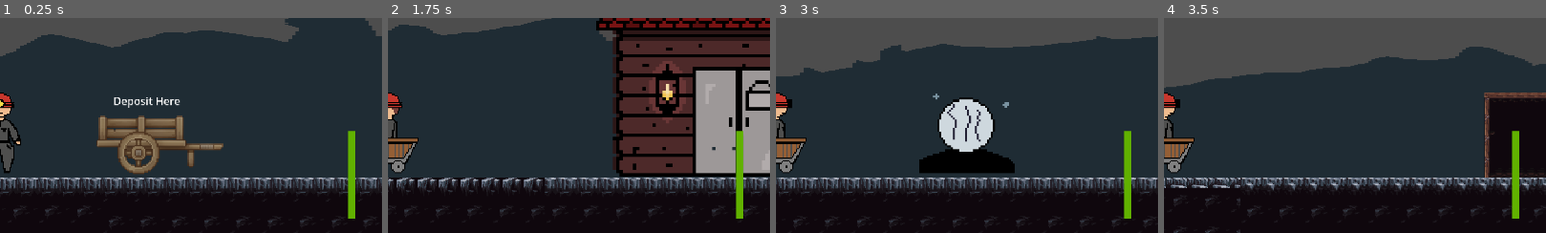
Above: before the commit, frames 1-4 (left to right).
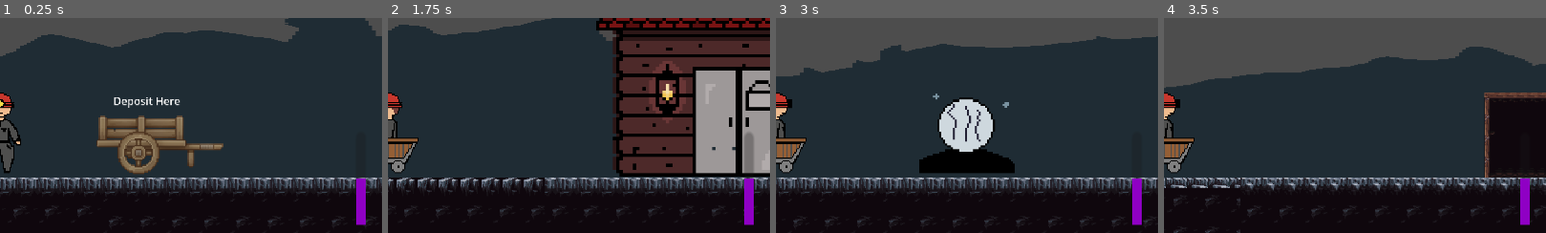
Above: after the commit, the same moments.

Repository: Jrees98/Pirate_Jam_15
Game: Godot game, scene res://Scenes/main.tscn
The game is run twice, just before and just after one commit, with the same random seed, the same clock (stepped at 60 frames per second) and the same inputs. The project has no main scene, so this scene is started directly.
Inputs (mouse positions are % of the whole screen's width and height, from its top left):
- Up to frame 1 (0.25 s): no input
- Up to frame 2 (1.75 s): tap Enter at 0.5 s; move the mouse to (72, 45) at 0.52 s; hold D (move_right) 0.53-1.28 s; hold E (interact) 0.53-1.28 s; move the mouse to (30, 55) at 1.27 s; hold A (move_left) from 1.28 s (still down); tap M (minecart) at 1.35 s
- Up to frame 3 (3 s): move the mouse to (60, 28) at 2.02 s; release A (move_left) at 2.03 s; hold E (interact) 2.03-2.78 s; hold D (move_right) from 2.03 s (still down); move the mouse to (45, 70) at 2.77 s; tap M (minecart) at 2.85 s
- Up to frame 4 (3.5 s): keep holding D (move_right)
The pictures show only the part of the screen within x 50-100%, y 49-99%; the shares and areas given below are measured in that part.

The runs differ from the first frame. In frame 1, 1.4% of the frame differs, in the area x 91-96%, y 52-97%; in frame 2, 1.8%; in frame 3, 1.4%; in frame 4, 1.4%.
Error in both runs: Attempt to call function 'show' in base 'null instance' on a null instance. (res://Scripts/mining_node.gd:24)

Commit message:
sanity bar updates

Diff:
--- a/Scenes/player.tscn
+++ b/Scenes/player.tscn
@@ -75,7 +75,7 @@
 size = Vector2(71, 119)
 
 [sub_resource type="StyleBoxFlat" id="StyleBoxFlat_al6ms"]
-bg_color = Color(0.380392, 0.694118, 0, 1)
+bg_color = Color(0.560784, 0, 0.768627, 1)
 
 [node name="Player" type="CharacterBody2D" groups=["player"]]
 collision_layer = 2
@@ -217,26 +217,26 @@
 theme_override_fonts/font = ExtResource("5_nfwr5")
 text = "Coins: "
 
-[node name="ProgressBar" type="ProgressBar" parent="RockNodeUI"]
-offset_left = 2201.0
-offset_top = 974.0
-offset_right = 2205.0
-offset_bottom = 1001.0
-scale = Vector2(5.60836, 9.80262)
+[node name="SanityBar" type="ProgressBar" parent="RockNodeUI"]
+offset_left = 2226.0
+offset_top = 978.0
+offset_right = 2230.0
+offset_bottom = 1005.0
+scale = Vector2(7.29923, 9.96171)
 theme_override_styles/fill = SubResource("StyleBoxFlat_al6ms")
-value = 100.0
+value = 50.0
 fill_mode = 3
 show_percentage = false
 
-[node name="RegainEnergy" type="Timer" parent="RockNodeUI/ProgressBar"]
+[node name="RegainEnergy" type="Timer" parent="RockNodeUI/SanityBar"]
 wait_time = 0.1
 
-[node name="LoseEnergy" type="Timer" parent="RockNodeUI/ProgressBar"]
+[node name="LoseEnergy" type="Timer" parent="RockNodeUI/SanityBar"]
 
 [node name="Camera2D" type="Camera2D" parent="."]
 zoom = Vector2(2, 2)
 limit_top = -200
 limit_bottom = 450
 
-[connection signal="timeout" from="RockNodeUI/ProgressBar/RegainEnergy" to="." method="_on_regain_energy_timeout"]
-[connection signal="timeout" from="RockNodeUI/ProgressBar/LoseEnergy" to="." method="_on_lose_energy_timeout"]
+[connection signal="timeout" from="RockNodeUI/SanityBar/RegainEnergy" to="." method="_on_regain_energy_timeout"]
+[connection signal="timeout" from="RockNodeUI/SanityBar/LoseEnergy" to="." method="_on_lose_energy_timeout"]
--- a/Scripts/main.gd
+++ b/Scripts/main.gd
@@ -35,11 +35,11 @@
 
 
 func _on_mining_area_body_entered(body):
-	$Player/RockNodeUI/ProgressBar/LoseEnergy.start()
-	$Player/RockNodeUI/ProgressBar/RegainEnergy.stop()
+	$Player/RockNodeUI/SanityBar/LoseEnergy.start()
+	$Player/RockNodeUI/SanityBar/RegainEnergy.stop()
 
 
 
 func _on_mining_area_body_exited(body):
-	$Player/RockNodeUI/ProgressBar/LoseEnergy.stop()
-	$Player/RockNodeUI/ProgressBar/RegainEnergy.start()
+	$Player/RockNodeUI/SanityBar/LoseEnergy.stop()
+	$Player/RockNodeUI/SanityBar/RegainEnergy.start()
--- a/Scripts/player.gd
+++ b/Scripts/player.gd
@@ -57,11 +57,9 @@
 
 
 
-
-
 func _on_regain_energy_timeout():
-	$RockNodeUI/ProgressBar.value += 10
+	$RockNodeUI/SanityBar.value += 10
 
 
 func _on_lose_energy_timeout():
-	$RockNodeUI/ProgressBar.value -= 10
+	$RockNodeUI/SanityBar.value -= 10
